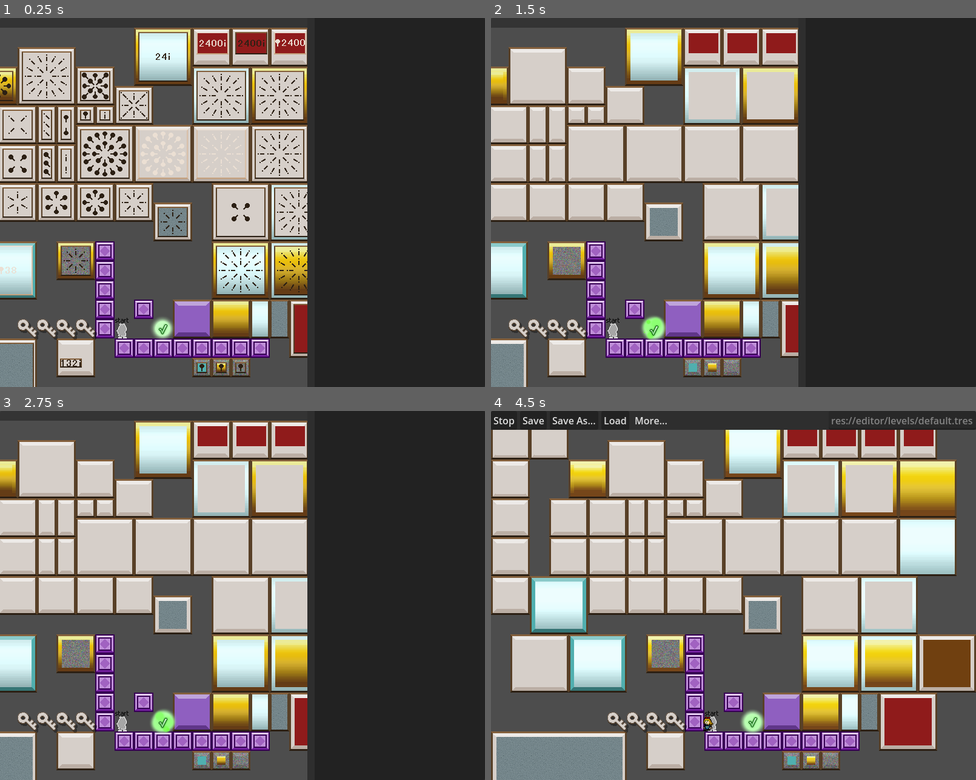
Above: before the commit, frames 1-4 (two rows, left to right).
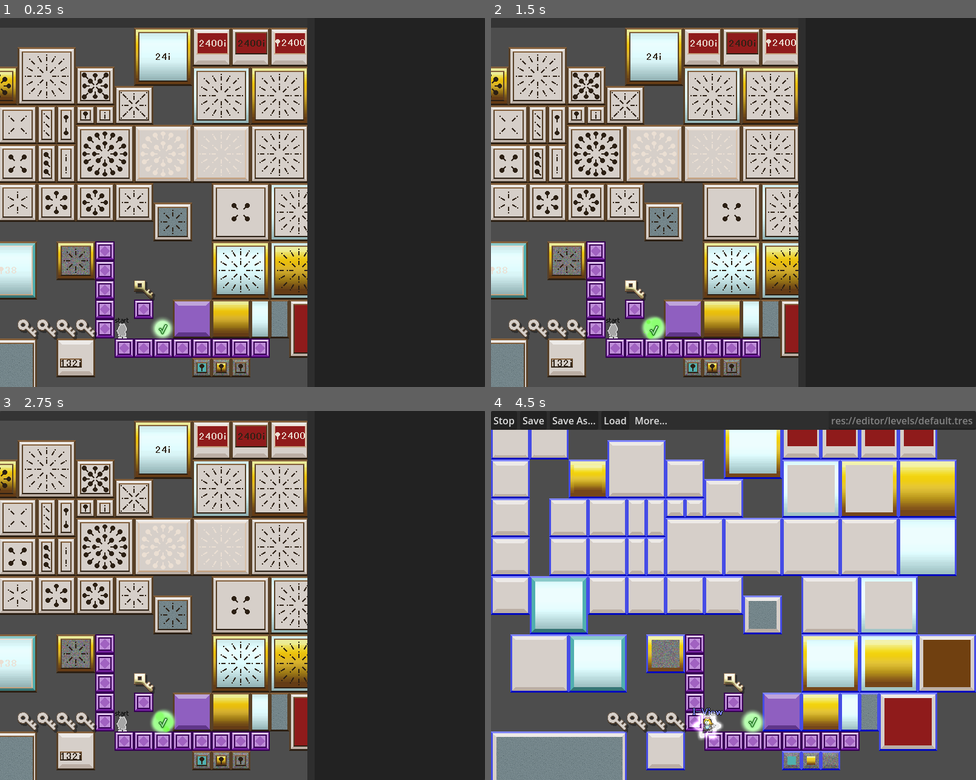
Above: after the commit, the same moments.

Repository: L4Vo5/i-wanna-lockpick-editor
Game: Godot game, scene res://editor/editor.tscn
Two runs of this game, one before a commit and one after it. Both use one fixed random seed, a clock stepped at 60 frames per second and the inputs below.
Inputs (mouse positions are in pixels of both pictures, inside the frame that each line leads up to):
- Up to frame 1 (0.25 s): no input
- Up to frame 2 (1.5 s): tap Enter at 0.5 s; move the mouse to (636, 213) at 0.52 s; hold Right (right) 0.53-1.28 s; hold X (master) 0.53-1.28 s; tap S (i-view) at 0.6 s; click (636, 213) at 0.67 s; tap Shift (jump) at 0.77 s; move the mouse to (597, 154) at 1.27 s; hold Left (left) from 1.28 s (still down); tap X (master) at 1.35 s; click (597, 154) at 1.42 s
- Up to frame 3 (2.75 s): tap Shift (jump) at 1.52 s; tap Y (redo) at 1.55, 2.1 s; release Left (left) at 2.03 s; hold Right (right) from 2.03 s (still down); click (106, 547) at 2.17 s; tap Z (undo) at 2.3 s
- Up to frame 4 (4.5 s): move the mouse to (655, 547) at 2.77 s; tap Z (undo) at 2.85 s; click (655, 547) at 2.92 s; tap Shift (jump) at 3.02, 3.77 s; tap S (i-view) at 3.05, 4.35 s; release Right (right) at 3.53 s; hold Up (fast) 3.53-4.28 s; hold Left (left) from 3.53 s (still down); click (655, 547) at 3.67 s; tap X (master) at 3.8 s; tap F5 (play) at 4.15 s; move the mouse to (694, 547) at 4.27 s; click (694, 547) at 4.42 s

The runs differ from the first frame. In frame 1, 0.1% of the frame differs, in the area x 27-32%, y 71-77%; in frame 2, 5.0%; in frame 3, 5.0%; in frame 4, 9.6%, in the area x 0-100%, y 5-100%.

Commit message:
i-view added. v0.2.1.0 release

Diff:
--- a/default_bus_layout.tres
+++ b/default_bus_layout.tres
@@ -1,7 +1,6 @@
 [gd_resource type="AudioBusLayout" format=3 uid="uid://c12f2125b3ilm"]
 
 [resource]
-bus/0/volume_db = -38.157
 bus/1/name = &"Music"
 bus/1/solo = false
 bus/1/mute = false
--- a/editor/editor.tscn
+++ b/editor/editor.tscn
@@ -6,21 +6,21 @@
 [ext_resource type="PackedScene" uid="uid://b0dwb73yoj3sr" path="res://level_elements/keys/key.tscn" id="4_tvl64"]
 [ext_resource type="PackedScene" uid="uid://dqsf6y71ncn36" path="res://editor/door_editor.tscn" id="5_ld4m3"]
 [ext_resource type="PackedScene" uid="uid://me5bp2qss0qj" path="res://level_elements/level.tscn" id="5_t6w1l"]
-[ext_resource type="Resource" uid="uid://b12m5jhti4o55" path="res://editor/levels/default.tres" id="6_n1ajy"]
+[ext_resource type="Resource" uid="uid://bftkojmf1hybs" path="res://editor/levels/default.tres" id="6_n1ajy"]
 [ext_resource type="PackedScene" uid="uid://qk8x2wvdqp7i" path="res://editor/key_editor.tscn" id="7_nmnlx"]
-[ext_resource type="Script" path="res://data/complex_number.gd" id="8_alamw"]
-[ext_resource type="Script" path="res://data/door_data.gd" id="9_2s68o"]
-[ext_resource type="Script" path="res://data/lock_data.gd" id="9_5wk1m"]
+[ext_resource type="Script" path="res://data/complex_number.gd" id="8_dl2d3"]
+[ext_resource type="Script" path="res://data/lock_data.gd" id="9_2gd6c"]
+[ext_resource type="Script" path="res://data/door_data.gd" id="10_4nhvr"]
 [ext_resource type="PackedScene" uid="uid://bq8lnotf0ys0p" path="res://editor/level_properties_editor.tscn" id="10_jx68y"]
-[ext_resource type="Script" path="res://data/key_data.gd" id="12_2ius3"]
-
-[sub_resource type="Resource" id="Resource_to187"]
-script = ExtResource("8_alamw")
+[ext_resource type="Script" path="res://data/key_data.gd" id="12_ttbfj"]
+
+[sub_resource type="Resource" id="Resource_307st"]
+script = ExtResource("8_dl2d3")
 real_part = 1
 imaginary_part = 0
 
-[sub_resource type="Resource" id="Resource_64y2j"]
-script = ExtResource("9_5wk1m")
+[sub_resource type="Resource" id="Resource_wyg6l"]
+script = ExtResource("9_2gd6c")
 color = 1
 magnitude = 1
 sign = 0
--- a/editor/levels/default.tres
+++ b/editor/levels/default.tres
@@ -1,4 +1,4 @@
-[gd_resource type="Resource" script_class="LevelData" load_steps=179 format=3]
+[gd_resource type="Resource" script_class="LevelData" load_steps=181 format=3 uid="uid://bftkojmf1hybs"]
 
 [ext_resource type="Script" path="res://data/complex_number.gd" id="1_ks5ek"]
 [ext_resource type="Script" path="res://data/level_data.gd" id="1_yd7bo"]
@@ -1805,6 +1805,18 @@
 type = 0
 color = 1
 position = Vector2i(192, 480)
+
+[sub_resource type="Resource" id="Resource_l7wkn"]
+script = ExtResource("1_ks5ek")
+real_part = 1
+imaginary_part = 0
+
+[sub_resource type="Resource" id="Resource_trgqa"]
+script = ExtResource("2_pq4il")
+amount = SubResource("Resource_l7wkn")
+type = 0
+color = 11
+position = Vector2i(384, 416)
 
 [resource]
 script = ExtResource("1_yd7bo")
@@ -1812,7 +1824,7 @@
 num_version = 1
 editor_version = ""
 doors = Array[ExtResource("3_ebbb6")]([SubResource("Resource_bs634"), SubResource("Resource_mvk2q"), SubResource("Resou …(1687 unchanged characters)…
-keys = Array[ExtResource("2_pq4il")]([SubResource("Resource_2ce1e"), SubResource("Resource_xns5f"), SubResource("Resource_n1ahd"), SubResource("Resource_udb77")])
+keys = Array[ExtResource("2_pq4il")]([SubResource("Resource_2ce1e"), SubResource("Resource_xns5f"), SubResource("Resource_n1ahd"), SubResource("Resource_udb77"), SubResource("Resource_trgqa")])
 size = Vector2i(800, 608)
 player_spawn_position = Vector2i(366, 512)
 goal_position = Vector2i(416, 480)
--- /dev/null
+++ b/fonts/gms_font_importer.gd
@@ -0,0 +1,111 @@
+@tool
+extends Node
+
+@export var font_name := "fn_UT"
+const gamemaker_fonts_path := "[PATH HERE]"
+const GMS_font_extension := ".font.gmx"
+const GMS_bitmap_extension := ".png"
+const bitmap_extension := ".png"
+const font_extension := ".fnt"
+const fonts_path := "res://fonts/"
+
+@export var convert_font: bool = false:
+	set(val):
+		if convert_font == val: return
+		convert_font = val
+		_convert()
+
+func _ready() -> void:
+	_convert()
+
+func _convert():
+	# Copy the .png file
+#	var dir = Directory.new()
+	print("Converting!")
+	var err := DirAccess.copy_absolute(gamemaker_fonts_path.path_join(font_name + GMS_bitmap_extension), fonts_path.path_join(font_name + bitmap_extension))
+	if err != 0:
+		print("Error opening directory: " + str(err))
+		return 0
+	# Read the .font.gmx file
+	var file := FileAccess.open(gamemaker_fonts_path.path_join(font_name + GMS_font_extension), FileAccess.READ)
+	var content = file.get_as_text()
+	file.close()
+
+	while (not FileAccess.file_exists(fonts_path.path_join(font_name + bitmap_extension))):
+		await get_tree().process_frame
+	var image := Image.new()
+	image.load(fonts_path.path_join(font_name + bitmap_extension))
+	var size = image.get_size()
+	# Parse the content
+	var new_content = font_gmx_to_fnt(content, size)
+
+	# Write the .fnt file
+#	file.open(fonts_path.path_join(font_name + font_extension), FileAccess.WRITE)
+#	file.close()
+#	file.open("Res://fonts/test.txt", FileAccess.WRITE)
+	print(new_content)
+	# Doesn't work xD copy to clipboard instead
+#	file.store_string(new_content)
+	DisplayServer.clipboard_set(new_content)
+#	file.close()
+#	print("Done importing " + font_name + "!")
+	print("New content of " + font_name + " copied to clipboard!")
+	#print(new_content)
+
+func string_from_to(string, start_substr: String, end_substr: String) -> String:
+	var start = string.find(start_substr) + len(start_substr)
+	var end = string.find(end_substr)
+	return string.substr(start, end - start)
+
+# Gets a number specifically formated as such:
+# blabablblabla value="10" blablablalbal
+# where blablabla is whatever. value is the second argument, and 10 is the returned number
+func string_get_value(string, value):
+	var start = string.find(" " + value + '="') + len(value) + 3
+	var ret = string.substr(start)
+	ret = ret.substr(0, ret.find('"'))
+	return ret
+
+func font_gmx_to_fnt(orig: String, texture_size: Vector2) -> String:
+	var original := orig.split("\n", true)
+	var result = ""
+
+	var font_size
+	var char_count = 0
+	var char_list: String = ""
+	for l in original:
+		var line: String = l
+		if "<size>" in line:
+			font_size = string_from_to(line, "<size>", "</size>")
+		if "<glyph " in line:
+			char_count += 1
+			var id = string_get_value(line, "character")
+			var x = string_get_value(line, "x")
+			var y = string_get_value(line, "y")
+			var w = string_get_value(line, "w")
+			var h = string_get_value(line, "h")
+			var shift = string_get_value(line, "shift")
+			var offset = string_get_value(line, "offset")
+
+			char_list += "char id=" + str(id) + " x=" + str(x) + " y=" + str(y)
+			char_list += " width=" + str(w) + " height=" + str(h)
+			char_list += " xoffset="+offset+" yoffset=0"
+			char_list += " xadvance=" + str(shift)
+			char_list += " page=0  chnl=15"
+			char_list += "\n"
+
+	result += "info "
+	# result += "face=" + '"' + file_font_name + '" '
+	result += "size=" + font_size + " "
+	result += 'charset="ANSI" '
+	result += "bold=0 italic=0 unicode=0 stretchH=100 smooth=0 aa=0 padding=0,0,0,0 spacing=1,1 outline=0"
+	result += "\n"
+	result += "common "
+	result += "lineHeight=" + font_size + " base=16 scaleW=" + str(texture_size.x) + " scaleH="+ str(texture_size.y) +" pages=1 packed=0 alphaChnl=0 redChnl=4 greenChnl=4 blueChnl=4"
+	result += "\n"
+	result += "page id=0 file=" + '"' + font_name + bitmap_extension + '"'
+	result += "\n"
+	result += "chars count=" + str(char_count)
+	result += "\n"
+	result += char_list
+	return result
--- /dev/null
+++ b/fonts/gms_font_importer.tscn
@@ -0,0 +1,7 @@
+[gd_scene load_steps=2 format=3 uid="uid://14n0wplwrru2"]
+
+[ext_resource type="Script" path="res://fonts/gms_font_importer.gd" id="1_witeo"]
+
+[node name="FontMaker" type="Node"]
+script = ExtResource("1_witeo")
+font_name = "ms_ui_gothic"
--- a/level_elements/doors_locks/door.gd
+++ b/level_elements/doors_locks/door.gd
@@ -82,7 +82,8 @@
 	if not door_data.amount.is_value(1,0):
 		text = "×" + str(door_data.amount)
 	copies.text = text
-	i_view_colors()
+	if using_i_view_colors:
+		_draw_frame()
 
 func _gui_input(event: InputEvent) -> void:
 	if event is InputEventMouseButton:
@@ -156,24 +157,13 @@
 	if not is_instance_valid(door_data): return
 	door_data.update_glitch_color(level.glitch_color)
 
-func i_view_colors() -> void:
-	if not is_instance_valid(door_data): return
-	if not using_i_view_colors: return
-	var hue := fmod((Global.physics_step * 0.75) / 255.0, 1.0)
-	# TODO
-	return
-	assert(false, "todo")
-#	frame_light.modulate = Color.from_hsv(hue, Rendering.frame_s_v[1][0], Rendering.frame_s_v[1][1])
-#	frame_mid.modulate = Color.from_hsv(hue, Rendering.frame_s_v[0][0], Rendering.frame_s_v[0][1])
-#	frame_dark.modulate = Color.from_hsv(hue, Rendering.frame_s_v[2][0], Rendering.frame_s_v[2][1])
-
 func update_textures() -> void:
 	if not is_instance_valid(door_data): return
 	custom_minimum_size = door_data.size
 	size = door_data.size
 	position_copies()
 	static_body.scale = size
-	i_view_colors()
+	_draw_frame()
 
 func update_locks() -> void:
 	if not is_instance_valid(door_data): return
@@ -385,7 +375,12 @@
 	assert(PerfManager.start("Door:_draw_frame"))
 	var rect := Rect2(Vector2.ZERO,door_data.size)
 	RenderingServer.canvas_item_clear(door_frame)
-	var frame_palette = Rendering.frame_colors[Enums.sign.positive if door_data.amount.real_part >= 0 else Enums.sign.negative]
+	var frame_palette: Array
+	if using_i_view_colors:
+		frame_palette = Rendering.i_view_palette
+	else:
+		frame_palette = Rendering.frame_colors[Enums.sign.positive if door_data.amount.real_part >= 0 else Enums.sign.negative]
+
 	RenderingServer.canvas_item_add_nine_patch(door_frame, rect, FRAME_TEXT_RECT, FRAME_LIGHT.get_rid(), FRAME_TL, FRAME_BR, RenderingServer.NINE_PATCH_STRETCH, RenderingServer.NINE_PATCH_STRETCH, false,  frame_palette[1])
 	RenderingServer.canvas_item_add_nine_patch(door_frame, rect, FRAME_TEXT_RECT, FRAME_MID.get_rid(), FRAME_TL, FRAME_BR, RenderingServer.NINE_PATCH_STRETCH, RenderingServer.NINE_PATCH_STRETCH, true, frame_palette[0])
 	RenderingServer.canvas_item_add_nine_patch(door_frame, rect, FRAME_TEXT_RECT, FRAME_DARK.get_rid(), FRAME_TL, FRAME_BR, RenderingServer.NINE_PATCH_STRETCH, RenderingServer.NINE_PATCH_STRETCH, false, frame_palette[2])
--- a/level_elements/kid/kid.gd
+++ b/level_elements/kid/kid.gd
@@ -20,6 +20,9 @@
 @onready var snd_master_unequip: AudioStreamPlayer = %MasterUnequip
 @onready var snd_master_anti_equip: AudioStreamPlayer = %MasterAntiEquip
 @onready var equipped_master: Sprite2D = %EquippedMaster
+@onready var i_view: Sprite2D = %IView
+@onready var spr_white_aura: Sprite2D = %SprWhiteAura
+
 const GRAVITY := 0.4
 # slightly nerfed to accomodate for difference in peak jump
 # this is because gamemaker gets the wrong curve by like. rounding or something.
@@ -37,6 +40,8 @@
 
 func _physics_process(_delta: float) -> void:
 	if Global.in_editor: return
+	if i_view.visible:
+		i_view.modulate = Rendering.i_view_palette[1]
 	update_on_floor()
 	on_ceiling = test_move(global_transform, Vector2(0, -1))
 	auras()
@@ -183,11 +188,15 @@
 
 func connect_level() -> void:
 	if is_instance_valid(Global.current_level):
-		Global.current_level.changed_i_view.connect(update_master_equipped)
-		# TODO: fix this when autowrap works properly
-		var the_signal: Signal = Global.current_level.key_counts[Enums.colors.master].changed
-		the_signal.connect(update_master_equipped.bind(false, false, true))
-
+		Global.current_level.changed_i_view.connect(_on_changed_i_view)
+		_on_changed_i_view(false)
+		Global.current_level.key_counts[Enums.colors.master].changed.connect(update_master_equipped.bind(false, false, true))
+
+func _on_changed_i_view(show_anim := true) -> void:
+	i_view.visible = Global.current_level.i_view
+	if show_anim:
+		spr_white_aura.animate()
+	update_master_equipped()
 
 func update_master_equipped(switch_state := false, play_sounds := true, unequip_if_different := false) -> void:
 	# if the objective is for it to be "on" or not
--- a/level_elements/kid/kid.tscn
+++ b/level_elements/kid/kid.tscn
@@ -11,9 +11,12 @@
 [ext_resource type="AudioStream" uid="uid://cyhxjfoc58xsi" path="res://level_elements/kid/snd_DJump.wav" id="9_lbvgj"]
 [ext_resource type="AudioStream" uid="uid://u8s05mqpl74l" path="res://level_elements/kid/master_equip.wav" id="10_76avb"]
 [ext_resource type="AudioStream" uid="uid://cq7dau6jysyu8" path="res://level_elements/kid/master_unequip.wav" id="11_wa6iq"]
+[ext_resource type="Texture2D" uid="uid://d3ivkuvxae2ma" path="res://level_elements/kid/auras/spr_white_aura.png" id="11_yki3j"]
 [ext_resource type="AudioStream" uid="uid://d302bvepvw5no" path="res://level_elements/kid/master_anti_equip.wav" id="12_k1q47"]
+[ext_resource type="Script" path="res://level_elements/kid/white_aura.gd" id="12_ujqrp"]
 [ext_resource type="Texture2D" uid="uid://b5gv2xg17yxyx" path="res://level_elements/kid/spr_player_shine.png" id="13_2esid"]
 [ext_resource type="Texture2D" uid="uid://bwhaubn3y72qr" path="res://level_elements/kid/spr_key_master_equip.png" id="14_skcwr"]
+[ext_resource type="Texture2D" uid="uid://brhuewom1ulsy" path="res://level_elements/kid/i_view.png" id="15_i0yau"]
 
 [sub_resource type="RectangleShape2D" id="RectangleShape2D_k1m2g"]
 size = Vector2(11, 21)
@@ -134,6 +137,9 @@
 radius = 32.3883
 
 [sub_resource type="CanvasItemMaterial" id="CanvasItemMaterial_csn0j"]
+blend_mode = 1
+
+[sub_resource type="CanvasItemMaterial" id="CanvasItemMaterial_jjlei"]
 blend_mode = 1
 
 [node name="kid" type="CharacterBody2D"]
@@ -217,6 +223,18 @@
 texture = ExtResource("14_skcwr")
 hframes = 2
 
+[node name="IView" type="Sprite2D" parent="AnimatedSprite2D"]
+unique_name_in_owner = true
+position = Vector2(-25, -30)
+texture = ExtResource("15_i0yau")
+centered = false
+
+[node name="SprWhiteAura" type="Sprite2D" parent="AnimatedSprite2D"]
+unique_name_in_owner = true
+material = SubResource("CanvasItemMaterial_jjlei")
+texture = ExtResource("11_yki3j")
+script = ExtResource("12_ujqrp")
+
 [node name="Jump" type="AudioStreamPlayer" parent="."]
 unique_name_in_owner = true
 stream = ExtResource("8_7ei5d")
--- /dev/null
+++ b/level_elements/kid/white_aura.gd
@@ -0,0 +1,22 @@
+extends Sprite2D
+
+func _ready() -> void:
+	hide()
+	set_process(false)
+	set_physics_process(false)
+
+var angle := 0
+func _physics_process(delta: float) -> void:
+	angle += 5
+	var sin := sin(deg_to_rad(angle))
+	var cos := cos(deg_to_rad(angle))
+	modulate.a = cos
+	scale = Vector2(sin, sin)
+	if angle > 90:
+		set_physics_process(false)
+		hide()
+
+func animate() -> void:
+	show()
+	set_physics_process(true)
+	angle = 0
--- a/level_elements/level.gd
+++ b/level_elements/level.gd
@@ -75,6 +75,8 @@
 @onready var tile_map: TileMap = %TileMap
 @onready var player_spawn_point: Sprite2D = %PlayerSpawnPoint
 @onready var debris_parent: Node2D = %DebrisParent
+@onready var i_view_sound_1: AudioStreamPlayer = %IViewSound1
+@onready var i_view_sound_2: AudioStreamPlayer = %IViewSound2
 
 # undo/redo actions should be handled somewhere in here, too
 var undo_redo: GoodUndoRedo
@@ -82,7 +84,11 @@
 var player: Kid
 var goal: LevelGoal
 signal changed_i_view
-var i_view := false
+var i_view := false:
+	set(val):
+		if i_view == val: return
+		i_view = val
+		changed_i_view.emit()
 
 # multiplier to how many times doors should try to be opened/copied
 # useful for levels with a lot of door copies
@@ -95,8 +101,10 @@
 
 func _unhandled_key_input(event: InputEvent) -> void:
 	if event.is_action(&"i-view") and event.is_pressed() and not event.is_echo():
-		i_view = not i_view
-		changed_i_view.emit()
+		if Global.is_playing:
+			i_view = not i_view
+			i_view_sound_1.play()
+			i_view_sound_2.play()
 	elif event.is_action(&"restart") and event.is_pressed():
 		reset()
 	elif event.is_action(&"undo") and event.is_pressed():
--- a/level_elements/level.tscn
+++ b/level_elements/level.tscn
@@ -1,8 +1,10 @@
-[gd_scene load_steps=4 format=3 uid="uid://me5bp2qss0qj"]
+[gd_scene load_steps=6 format=3 uid="uid://me5bp2qss0qj"]
 
 [ext_resource type="Script" path="res://level_elements/level.gd" id="1_vj4eo"]
 [ext_resource type="TileSet" uid="uid://56svi3hkvtjv" path="res://rendering/tiles/w1_tileset.tres" id="3_0buld"]
 [ext_resource type="Texture2D" uid="uid://btuot74j1fbp4" path="res://editor/player_spawnpoint.png" id="4_ue311"]
+[ext_resource type="AudioStream" uid="uid://boradxidfn753" path="res://level_elements/keys/signflip_pickup.wav" id="4_vwt7f"]
+[ext_resource type="AudioStream" uid="uid://gfisy8ng12wn" path="res://level_elements/snd_camera.wav" id="5_ibfus"]
 
 [node name="Level" type="Node2D"]
 process_priority = -10
@@ -28,3 +30,11 @@
 
 [node name="DebrisParent" type="Node2D" parent="."]
 unique_name_in_owner = true
+
+[node name="IViewSound1" type="AudioStreamPlayer" parent="."]
+unique_name_in_owner = true
+stream = ExtResource("4_vwt7f")
+
+[node name="IViewSound2" type="AudioStreamPlayer" parent="."]
+unique_name_in_owner = true
+stream = ExtResource("5_ibfus")
--- a/misc/perf_manager.gd
+++ b/misc/perf_manager.gd
@@ -24,6 +24,7 @@
 
 func _input(event: InputEvent) -> void:
 	if Global.in_editor: return
+	if Global.is_exported: return
 	if event is InputEventKey:
 		if event.is_pressed():
 			if event.keycode == KEY_F12:
--- a/project.godot
+++ b/project.godot
@@ -17,7 +17,7 @@
 boot_splash/show_image=false
 boot_splash/fullsize=false
 config/icon="res://icon.png"
-config/game_version="0.2.0.2"
+config/game_version="0.2.1.0"
 
 [autoload]
 
--- a/rendering/rendering_singleton.gd
+++ b/rendering/rendering_singleton.gd
@@ -12,11 +12,23 @@
 	Enums.sign.positive: ["584027", "84603C", "2C2014"],
 	Enums.sign.negative: ["D8BFA7", "EBDFD3", "C49F7B"],
 })
-var frame_s_v := [
+const frame_s_v := [
 	[70.0 / 100.0, 90.0 / 100.0],
 	[50.0 / 100.0, 100.0 / 100.0],
 	[100.0 / 100.0, 75.0 / 100.0]
 ]
+var i_view_palette := [
+		Color.from_hsv(0, frame_s_v[0][0], frame_s_v[0][1]),
+		Color.from_hsv(0, frame_s_v[1][0], frame_s_v[1][1]),
+		Color.from_hsv(0, frame_s_v[2][0], frame_s_v[2][1]),
+]
+
+func _physics_process(delta: float) -> void:
+		# TODO: use shader instead? it's way too inefficient to update a bunch of sprites each frame, right?
+	var hue := fmod((Global.physics_step * 0.75) / 255.0, 1.0)
+	i_view_palette[0] = Color.from_hsv(hue, Rendering.frame_s_v[0][0], Rendering.frame_s_v[0][1])
+	i_view_palette[1] = Color.from_hsv(hue, Rendering.frame_s_v[1][0], Rendering.frame_s_v[1][1])
+	i_view_palette[2] = Color.from_hsv(hue, Rendering.frame_s_v[2][0], Rendering.frame_s_v[2][1])
 
 var lock_colors := {
 	Enums.sign.positive: Color("2C2014"),
@@ -60,9 +72,9 @@
 #	Enums.colors.stone: ,
 })
 
-var key_number_colors: Array[Color] = [Color("EBE3DD"), Color("363029")]
-
-func generate_colors(from: Dictionary) -> Dictionary:
+const key_number_colors: Array[Color] = [Color("EBE3DD"), Color("363029")]
+
+static func generate_colors(from: Dictionary) -> Dictionary:
 	var dict := {}
 	for key in from.keys():
 		if from[key] is Array:
--- a/rendering/rendering_singleton.tscn
+++ b/rendering/rendering_singleton.tscn
@@ -3,4 +3,5 @@
 [ext_resource type="Script" path="res://rendering/rendering_singleton.gd" id="1_ylnkg"]
 
 [node name="RenderingSingleton" type="Node2D"]
+process_priority = -500
 script = ExtResource("1_ylnkg")
Not shown: 4 places in editor/door_editor.tscn that only renumber resources
Not shown: 3 places in editor/editor.tscn that only renumber resources
Not shown, added: fonts/ms_ui_gothic.fnt
Not shown, added: fonts/ms_ui_gothic.fnt.import
Binary file added: fonts/ms_ui_gothic.png
Not shown, added: fonts/ms_ui_gothic.png.import
Binary file added: level_elements/kid/i_view.png
Not shown, added: level_elements/kid/i_view.png.import
Not shown: 1 places in level_elements/kid/kid.tscn that only renumber resources
Not shown, added: level_elements/snd_camera.wav.import
Not shown, added: level_elements/snd_camera.wav
